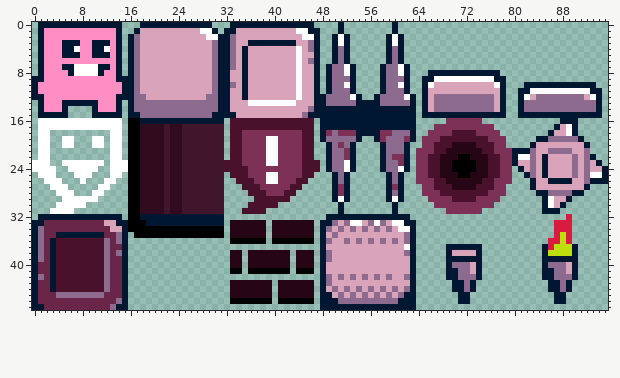
One commit to this sprite sheet: dst/atlas.png. That is the earlier state.
The file is 96x48 pixels. Colours within 5 levels of each other are drawn and written as one.
And afterwards:
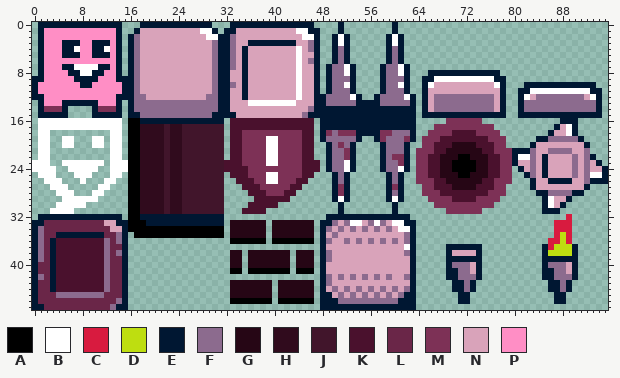
Palette (. is transparent): A #000000  B #ffffff  C #d81b3f  D #bede10  E #001732  F #8c6b8e  G #260615  H #300b1d  J #41152b  K #4a112d  L #6a2648  M #7d3156  N #d9a3ba  P #ff8ec5
The commit says: All levels added, simple thank you at the end
Edits made:
@@ x 5..12 @@
  7 EEBBBBEE
- 8 PEBBBBEP
- 9 PPPPPPPP
-10 PPPPPPPP
+ 8 PEEBBEEP
+ 9 PPEEEEPP
+10 PPPEEPPP
 11 PPPPPPPP
@@ x 0..15 @@
 13 .EPPPEEEEEEPPPE.
-14 .EPPPE....EPPPE.
+14 .EMMME....EMMME.
 15 .EEEEE....EEEEE.
